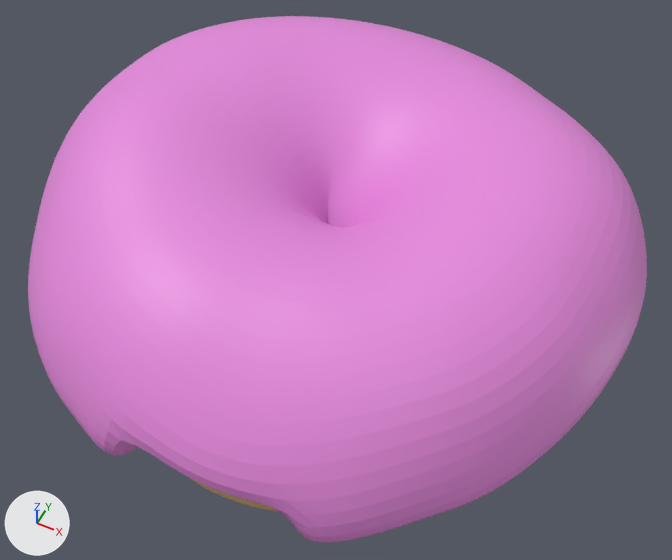
A saved change to the Blender file donut.blend.
Rendered twice from a 50 mm lens placed at (0.0598, -0.1229, 0.1485), pointed at (0.0041, -0.0115, 0.0093). Arrows for +X, +Y and +Z are at lower left; the lights stay in place.

The older version as bpy lines, for what is in view:
```python
me_torus_001 = bpy.data.meshes.new('Torus.001')
me_torus_001.from_pydata(...)  # 322 vertices, 285 faces; spans x -0.0521..0.053, y -0.0606..0.0446, z 0.0055..0.0324
me_torus_001.materials.append(mat_material_001)  # pink #e78ade
# before: 72 (-0.0063, -0.0601, 0.0074), 80 (-0.0061, -0.0588, 0.015), 88 (0.0023, -0.0606, 0.0127), 96 (0.0108, -0.0604, 0.0115), 97 (0.0197, -0.0582, 0.0055)
# before: 105 (0.0193, -0.0576, 0.0127)
ob_icing = bpy.data.objects.new('Icing', me_torus_001)
ob_icing.location = (0.0, 0.0, 0.0)
_m = ob_icing.modifiers.new('Solidify', 'SOLIDIFY')
_m.thickness = -0.01
_m.offset = 1.0
_m = ob_icing.modifiers.new('Subdivision', 'SUBSURF')
```
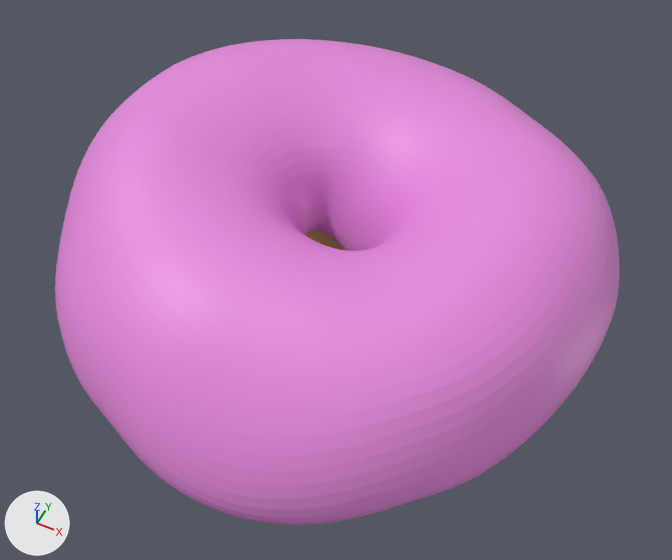
Commit message: repaired icing

Location of each change, [x1, y1, x2, y2] in pixels of the pictures (672 x 560 px; the box of a moved part takes in the faces that stretch with it):
'Icing', reshaped, modifiers changed (9% narrower, 8% shorter)
    before: [28, 16, 647, 543]
    after: [55, 39, 620, 525]
part 1 of me_torus_001, moved or reshaped
    before: [102, 87, 482, 362]
    after: [117, 101, 482, 367]
part 2 of me_torus_001, added (pink)
    after: [138, 433, 292, 525]

The change, as a diff of the scene's bpy script:
```diff
--- a/donut.blend.py
+++ b/donut.blend.py
@@ me_torus_001 @@
 # used by ob_icing; location = (0.0, 0.0, 0.0)
 # verts and faces of me_torus_001; kept vertices keep their numbers, new ones are numbered from 322
-me_torus_001.from_pydata(...)  # 322 vertices, 285 faces; spans x -0.0521..0.053, y -0.0606..0.0446, z 0.0055..0.0324
+me_torus_001.from_pydata(...)  # 324 vertices, 288 faces; spans x -0.0521..0.053, y -0.0616..0.0446, z 0.0055..0.0324
+# me_torus_001 part 1
+# 130 vertices move from x -0.0213..0.0248, y -0.0386..0.009, z 0.0071..0.0306 to x -0.0215..0.0249, y -0.039..0.0094, z 0.0065..0.0307
+# me_torus_001 part 2
+verts[322] = (0.0112, -0.0607, 0.0055)
+verts[323] = (0.0023, -0.0616, 0.0062)
+faces += [(72, 80, 88, 323), (88, 96, 322, 323), (96, 105, 97, 322)]
 me_torus_001.materials.append(mat_material_001)
@@ ob_icing @@
 _m = ob_icing.modifiers.new('Solidify', 'SOLIDIFY')
-_m.thickness = -0.01
+_m.thickness = -0.005
 _m.offset = 1.0
```
